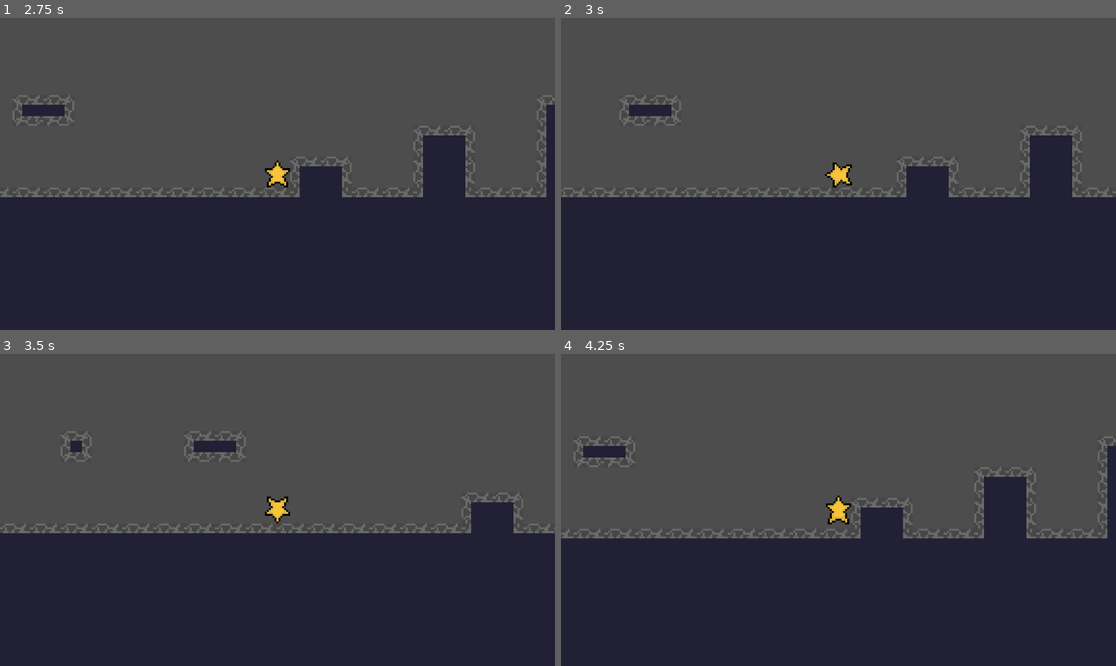
Above: before the commit, frames 1-4 (two rows, left to right).
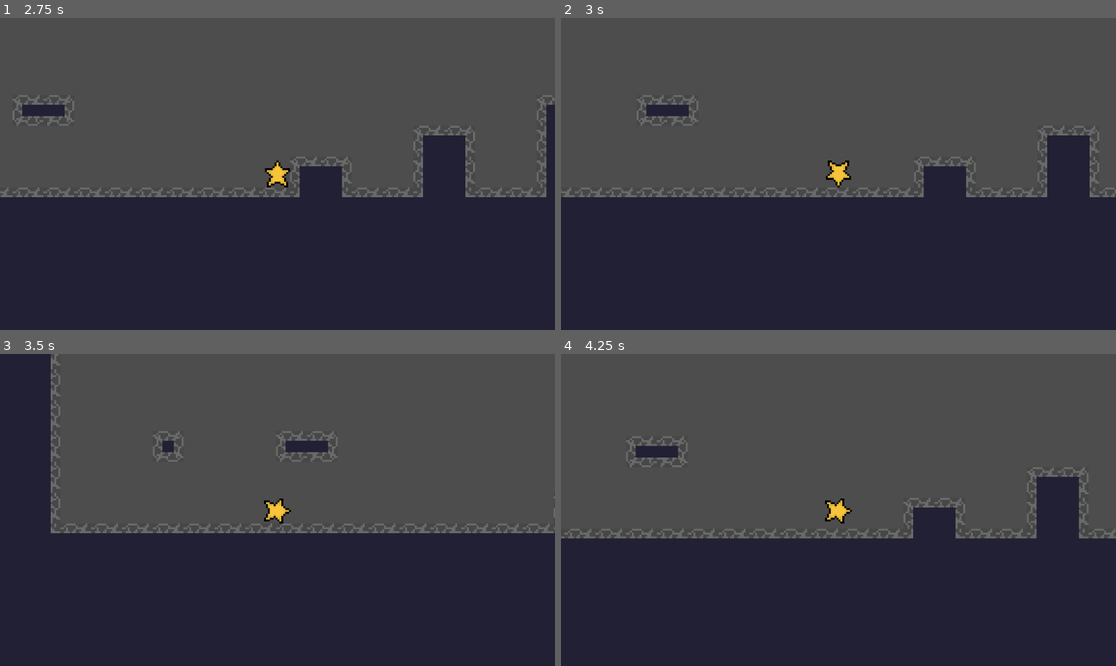
Above: after the commit, the same moments.

Repository: zackpoutziouris/2d_platformer_star
Game: Godot game, scene res://scenes/MainMenu.tscn
Same seed, same stepped clock (60 frames per second), same inputs: the game is played once before the commit and once after it.
Inputs:
- Up to frame 1 (2.75 s): click "Play" at 0.5 s; hold Ctrl (crouch) 1.28-2.03 s; hold D (move_right) from 1.28 s (still down); tap Space (jump) at 1.52, 2.27 s; tap E (dash) at 1.55, 2.1 s; tap Shift (sprint, bound only after the commit) at 2.3 s
- Up to frame 2 (3 s): tap Enter at 2.75 s; release D (move_right) at 2.78 s; hold A (move_left) from 2.78 s (still down); hold Shift (sprint, bound only after the commit) from 2.78 s (still down)
- Up to frame 3 (3.5 s): keep holding A (move_left); keep holding Shift (sprint, bound only after the commit); tap Ctrl (crouch) at 3.05 s
- Up to frame 4 (4.25 s): release A (move_left) at 3.53 s; release Shift (sprint, bound only after the commit) at 3.53 s; hold D (move_right) from 3.53 s (still down); tap Ctrl (crouch) at 3.6 s; tap Space (jump) at 3.77 s; tap E (dash) at 3.8 s

Frame 1 is identical in both runs. In frame 2, 4.0% of the frame differs, in the area x 0-100%, y 24-58%; in frame 3, 8.3%, in the area x 0-100%, y 0-58%; in frame 4, 8.1%.

Commit message:
Added crouch walk and sprint

Diff:
--- a/star/project.godot
+++ b/star/project.godot
@@ -42,6 +42,11 @@
 "events": [Object(InputEventKey,"resource_local_to_scene":false,"resource_name":"","device":-1,"window_id":0,"alt_press …(195 unchanged characters)…
 ]
 }
+sprint={
+"deadzone": 0.2,
+"events": [Object(InputEventKey,"resource_local_to_scene":false,"resource_name":"","device":-1,"window_id":0,"alt_pressed":false,"shift_pressed":false,"ctrl_pressed":false,"meta_pressed":false,"pressed":false,"keycode":0,"physical_keycode":4194325,"key_label":0,"unicode":0,"location":0,"echo":false,"script":null)
+]
+}
 
 [physics]
 
--- a/star/scenes/player.tscn
+++ b/star/scenes/player.tscn
@@ -87,15 +87,16 @@
 
 [sub_resource type="Animation" id="Animation_ur7pv"]
 resource_name = "crouch-walk"
-step = 0.25
-tracks/0/type = "value"
-tracks/0/imported = false
-tracks/0/enabled = true
-tracks/0/path = NodePath("Sprite2D:region_rect")
-tracks/0/interp = 1
-tracks/0/loop_wrap = true
-tracks/0/keys = {
-"times": PackedFloat32Array(0, 0.25, 0.5, 0.75),
+length = 0.4
+step = 0.1
+tracks/0/type = "value"
+tracks/0/imported = false
+tracks/0/enabled = true
+tracks/0/path = NodePath("Sprite2D:region_rect")
+tracks/0/interp = 0
+tracks/0/loop_wrap = true
+tracks/0/keys = {
+"times": PackedFloat32Array(0, 0.099999994, 0.19999999, 0.3),
 "transitions": PackedFloat32Array(1, 1, 1, 1),
 "update": 0,
 "values": [Rect2(16, 305, 13, 16), Rect2(64, 305, 13, 16), Rect2(112, 305, 13, 16), Rect2(160, 305, 13, 16)]
@@ -104,10 +105,10 @@
 tracks/1/imported = false
 tracks/1/enabled = true
 tracks/1/path = NodePath("../CollisionShape2D:position")
-tracks/1/interp = 1
-tracks/1/loop_wrap = true
-tracks/1/keys = {
-"times": PackedFloat32Array(0, 0.25, 0.5, 0.75),
+tracks/1/interp = 0
+tracks/1/loop_wrap = true
+tracks/1/keys = {
+"times": PackedFloat32Array(0, 0.099999994, 0.19999999, 0.3),
 "transitions": PackedFloat32Array(1, 1, 1, 1),
 "update": 0,
 "values": [Vector2(0, 1), Vector2(0, 1), Vector2(0, 1), Vector2(0, 1)]
@@ -116,10 +117,10 @@
 tracks/2/imported = false
 tracks/2/enabled = true
 tracks/2/path = NodePath("../CollisionShape2D:shape:size")
-tracks/2/interp = 1
-tracks/2/loop_wrap = true
-tracks/2/keys = {
-"times": PackedFloat32Array(0, 0.25, 0.5, 0.75),
+tracks/2/interp = 0
+tracks/2/loop_wrap = true
+tracks/2/keys = {
+"times": PackedFloat32Array(0, 0.099999994, 0.19999999, 0.3),
 "transitions": PackedFloat32Array(1, 1, 1, 1),
 "update": 0,
 "values": [Vector2(13, 12), Vector2(13, 12), Vector2(13, 12), Vector2(13, 12)]
@@ -226,7 +227,7 @@
 tracks/1/imported = false
 tracks/1/enabled = true
 tracks/1/path = NodePath("../CollisionShape2D:position")
-tracks/1/interp = 1
+tracks/1/interp = 0
 tracks/1/loop_wrap = true
 tracks/1/keys = {
 "times": PackedFloat32Array(0, 0.5),
@@ -238,7 +239,7 @@
 tracks/2/imported = false
 tracks/2/enabled = true
 tracks/2/path = NodePath("../CollisionShape2D:shape:size")
-tracks/2/interp = 1
+tracks/2/interp = 0
 tracks/2/loop_wrap = true
 tracks/2/keys = {
 "times": PackedFloat32Array(0, 0.5),
@@ -308,7 +309,7 @@
 tracks/1/imported = false
 tracks/1/enabled = true
 tracks/1/path = NodePath("../CollisionShape2D:position")
-tracks/1/interp = 1
+tracks/1/interp = 0
 tracks/1/loop_wrap = true
 tracks/1/keys = {
 "times": PackedFloat32Array(0, 0.25, 0.5, 0.75),
@@ -320,7 +321,7 @@
 tracks/2/imported = false
 tracks/2/enabled = true
 tracks/2/path = NodePath("../CollisionShape2D:shape:size")
-tracks/2/interp = 1
+tracks/2/interp = 0
 tracks/2/loop_wrap = true
 tracks/2/keys = {
 "times": PackedFloat32Array(0, 0.25, 0.5, 0.75),
--- a/star/scripts/player.gd
+++ b/star/scripts/player.gd
@@ -18,6 +18,11 @@
 @export var crouch_speed_multiplier: float = 0.5
 @export var stand_clearance: float = 3.0 # standing is 2px taller than crouching
 var is_crouching: bool = false
+
+@export_category("Sprint")
+@export var sprint_speed_multiplier: float = 1.6
+@export var sprint_animation_speed: float = 1.5
+var is_sprinting: bool = false
 
 @onready var animation_handle: Node2D = $AnimationHandle
 @onready var animation_player: AnimationPlayer = $AnimationHandle/AnimationPlayer
@@ -43,6 +48,7 @@
 		facing = signf(direction)
 
 	_update_crouch()
+	_update_sprint(direction)
 	_try_start_dash()
 
 	if is_dashing:
@@ -61,7 +67,11 @@
 			g *= 1.1
 		velocity.y += g * delta
 
-	var current_speed := move_speed * (crouch_speed_multiplier if is_crouching else 1.0)
+	var current_speed := move_speed
+	if is_crouching:
+		current_speed *= crouch_speed_multiplier
+	elif is_sprinting:
+		current_speed *= sprint_speed_multiplier
 
 	# Horizontal movement.
 	if direction != 0.0:
@@ -100,6 +110,14 @@
 	elif is_crouching and _can_stand():
 		is_crouching = false
 
+func _update_sprint(direction: float) -> void:
+	is_sprinting = (
+		Input.is_action_pressed("sprint")
+		and direction != 0.0
+		and not is_crouching
+		and not is_dashing
+	)
+
 func _try_start_dash() -> void:
 	if is_dashing or not Input.is_action_just_pressed("dash"):
 		return
@@ -129,17 +147,26 @@
 	if dash_time_left <= 0.0:
 		is_dashing = false
 
+func _is_moving_horizontally() -> bool:
+	return absf(get_real_velocity().x) > 30.0
+
 func _update_animation() -> void:
 	# Mirror the handle around its origin to face the right way.
 	animation_handle.scale.x = facing
+	animation_player.speed_scale = 1.0
 
 	# Dash overrides everything for its whole duration.
 	if is_dashing:
 		animation_player.play("dash")
 	elif is_crouching:
-		animation_player.play("crouch")
-	# Moving horizontally: walk, even in the air.
-	elif absf(velocity.x) > 0.0:
+		if _is_moving_horizontally():
+			animation_player.play("crouch-walk")
+		else:
+			animation_player.play("crouch")
+	# Moving horizontally: walk, faster while sprinting.
+	elif _is_moving_horizontally():
+		if is_sprinting:
+			animation_player.speed_scale = sprint_animation_speed
 		animation_player.play("walk")
 	# Not moving horizontally and airborne: jump or fall.
 	elif not is_on_floor():
